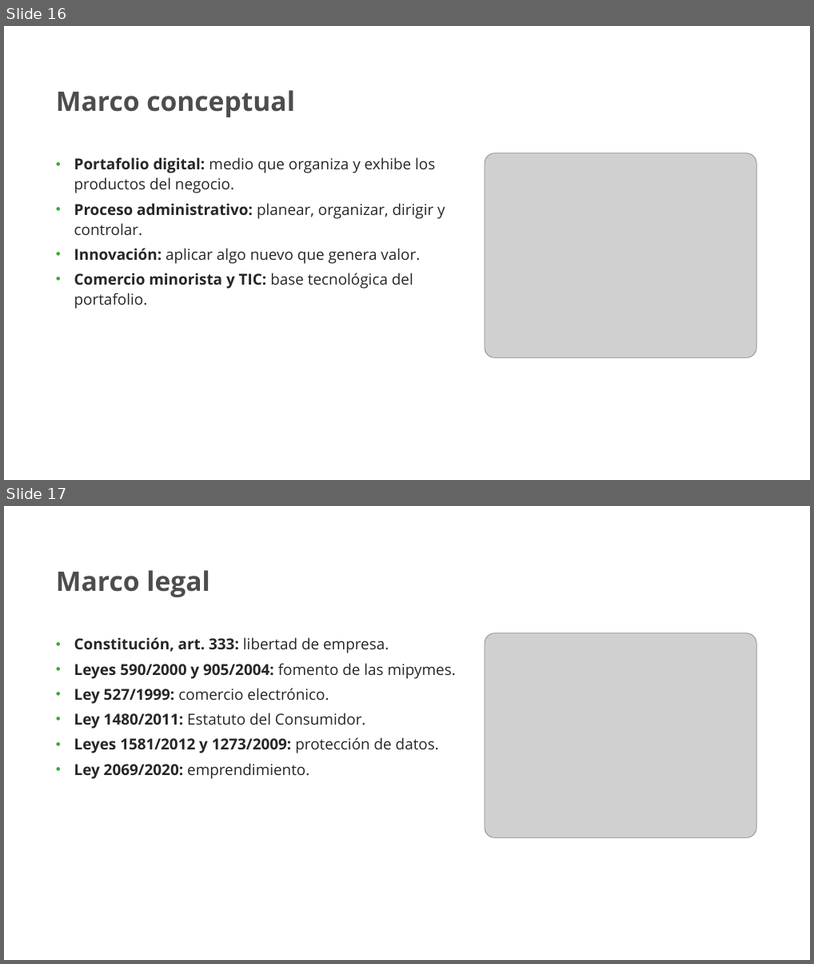
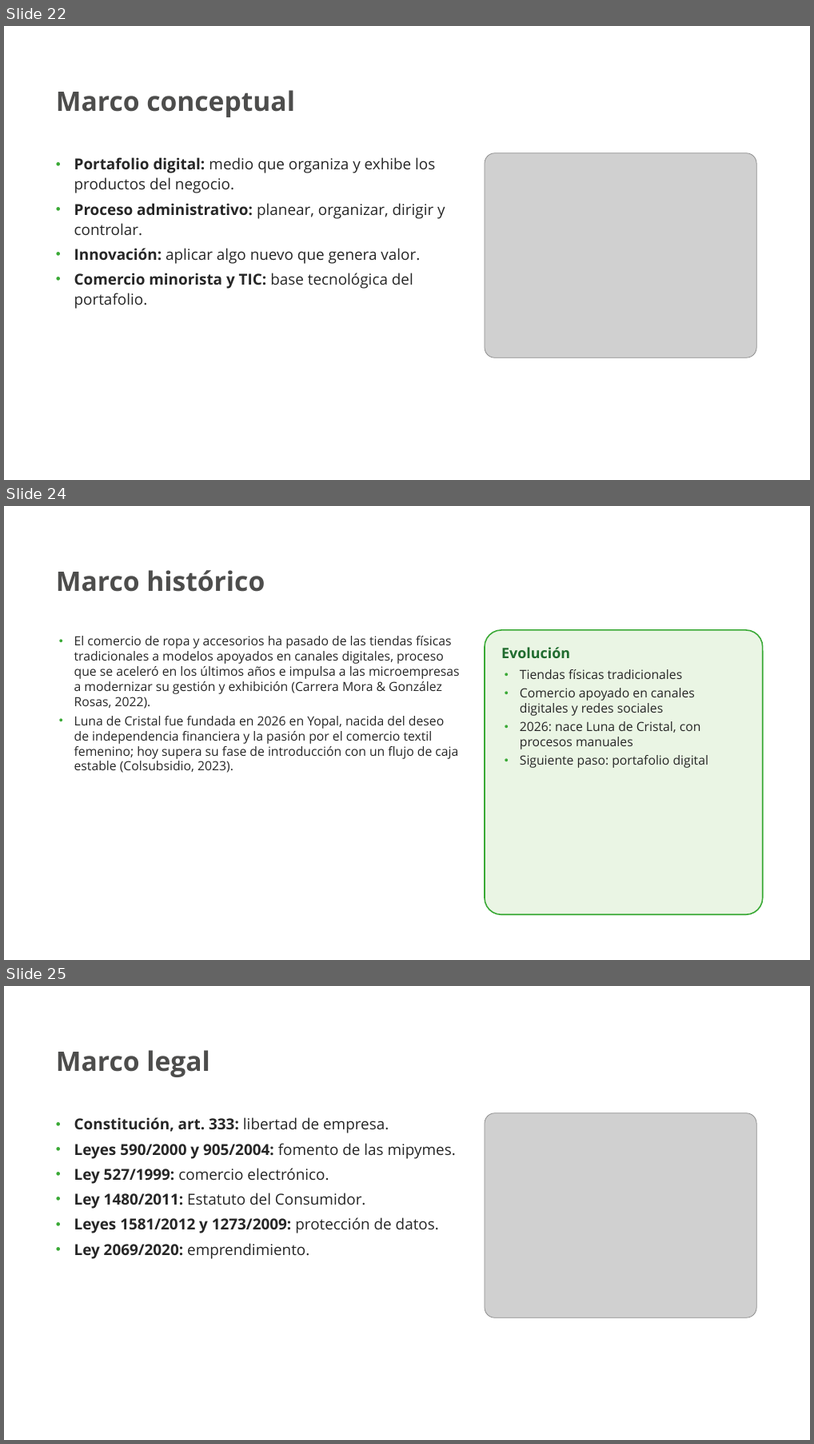
Before and after one commit to nayraclaud-glitch/Trabjo-De-eEstudio, a slide deck: Luna_de_Cristal_Presentacion_SENA.pptx. Shown one above the other, each under a label of ours: slides 16 and 17 before the commit, slides 22, 24 and 25 after it; the slides between them are not shown. The pictures are 814x964 and 814x1444 pixels, drawn with LibreOffice and Linux fonts; fonts in the diff are those of the drawing; grey boxes stand for pictures; background and template pictures are left out. Boxes give left, top, right and bottom in pixels: in the first picture for what was removed or moved away, otherwise in the second. Text is boxed around its words. In the diff, an @@ line names an element or a change of style, - is before the commit and + after.

```diff
--- a/Luna_de_Cristal_Presentacion_SENA.pptx
+++ b/Luna_de_Cristal_Presentacion_SENA.pptx
@@ slide 24 added at (4, 506, 810, 960), background picture (left out) @@
@@ text added at (56, 570, 265, 592), 32 pt, text #4D4D4C, bold @@
+Marco histórico
@@ text added at (74, 636, 460, 772), 15 pt, text #262626 @@
+• El comercio de ropa y accesorios ha pasado de las tiendas físicas tradicionales a modelos apoyados en canales digitales, proceso que se aceleró en los últimos años e impulsa a las microempresas a modernizar su gestión y exhibición (Carrera Mora & González Rosas, 2022).
+• Luna de Cristal fue fundada en 2026 en Yopal, nacida del deseo de independencia financiera y la pasión por el comercio textil femenino; hoy supera su fase de introducción con un flujo de caja estable (Colsubsidio, 2023).
@@ rounded rectangle added at (485, 630, 763, 914), fill #EAF5E4, outline #39A935 1.5 pt, 15 pt, text #262626 @@
+Evolución
+• Tiendas físicas tradicionales
+• Comercio apoyado en canales digitales y redes sociales
+• 2026: nace Luna de Cristal, con procesos manuales
+• Siguiente paso: portafolio digital
@@ what was slide 16 is now slide 22 @@
@@ what was slide 17 is now slide 25 @@
```
Also in this commit, not shown: 2 slides changed, 7 other slides added.
